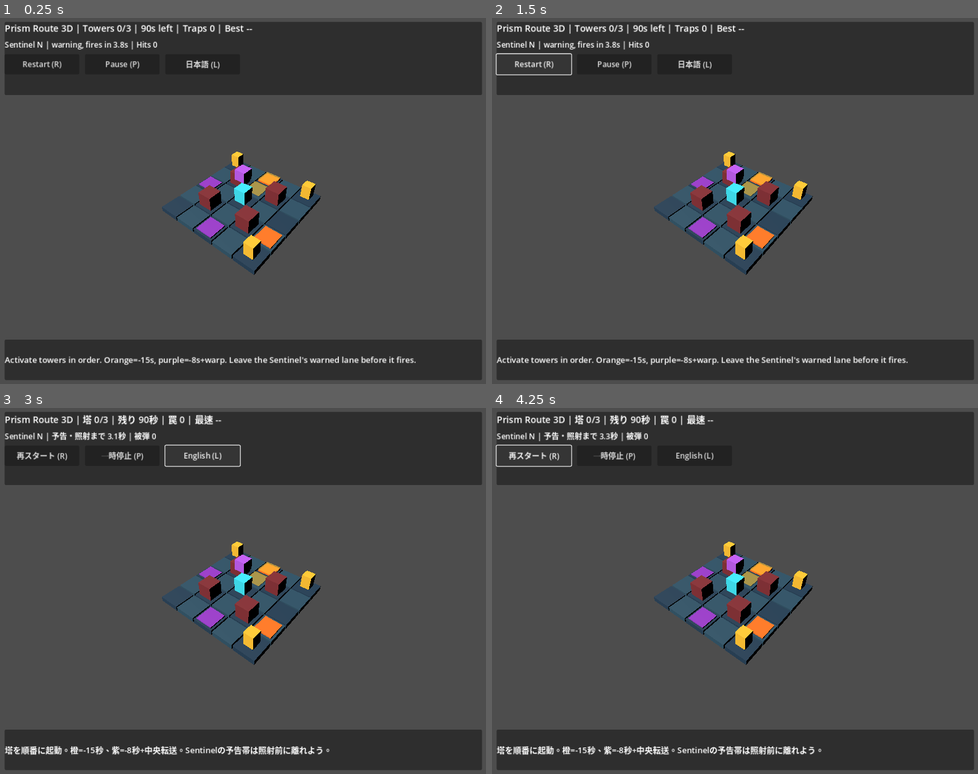
Above: before the commit, frames 1-4 (two rows, left to right).
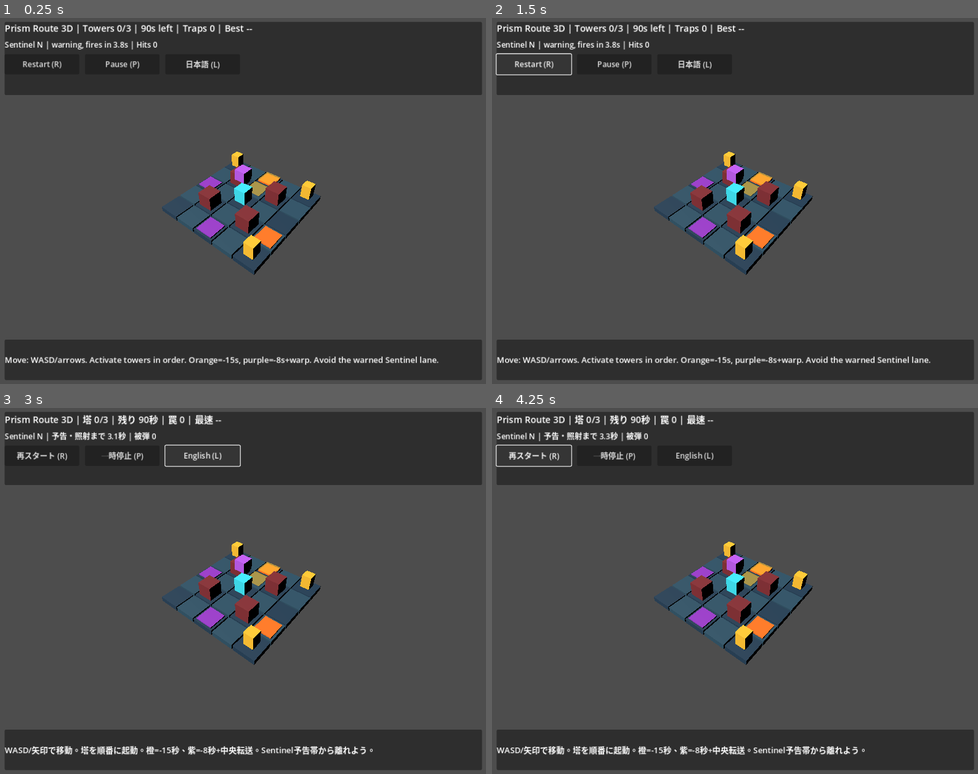
Above: after the commit, the same moments.

Repository: shihuiarenjinba-png/3d-game-factory
Game: Godot game, scene res://scenes/main.tscn
Two runs of this game, one before a commit and one after it. Both use one fixed random seed, a clock stepped at 60 frames per second and the inputs below.
Inputs:
- Up to frame 1 (0.25 s): no input
- Up to frame 2 (1.5 s): click "Restart (R)" at 0.5 s; click "Restart (R)" at 1.25 s
- Up to frame 3 (3 s): click "Restart (R)" at 2 s; click "日本語 (L)" at 2.75 s
- Up to frame 4 (4.25 s): click "再スタート (R)" at 3.5 s

The runs differ from the first frame. In frame 1, 1.0% of the frame differs, in the area x 0-91%, y 92-95%; in frame 2, 1.0%; in frame 3, 1.2%, in the area x 0-77%, y 92-95%; in frame 4, 1.2%.

Commit message:
fix(prism): auto-pause on Windows focus loss and clarify movement controls

Diff:
--- a/products/prism-route-3d/scripts/main.gd
+++ b/products/prism-route-3d/scripts/main.gd
@@ -40,6 +40,13 @@
             best_seconds = score
         _persist()
     _refresh_ui()
+
+# A timed route must not expire while Windows focus is elsewhere. Do not
+# automatically resume on focus return: the player chooses when it is safe.
+func _notification(what: int) -> void:
+    if what == NOTIFICATION_WM_WINDOW_FOCUS_OUT and game != null and game.status == "playing" and not game.paused:
+        game.toggle_pause()
+        _refresh_ui()
 
 func _unhandled_key_input(event: InputEvent) -> void:
     if not (event is InputEventKey) or not event.pressed or event.echo:
@@ -190,7 +197,7 @@
     if language == "ja":
         status_label.text = "Prism Route 3D | 塔 %s | 残り %d秒 | 罠 %d | 最速 %s" % [progress, remaining, game.trap_hits, best]
         scan_label.text = "Sentinel %s | %s %.1f秒 | 被弾 %d" % [scan_direction_name, "照射中・終了まで" if game.scan_active() else "予告・照射まで", scan_countdown, game.scan_hits]
-        hint_label.text = "塔を順番に起動。橙=-15秒、紫=-8秒+中央転送。Sentinelの予告帯は照射前に離れよう。"
+        hint_label.text = "WASD/矢印で移動。塔を順番に起動。橙=-15秒、紫=-8秒+中央転送。Sentinel予告帯から離れよう。"
         if game.last_event == "sentinel_scan":
             hint_label.text = "Sentinel照射！ 6秒失い中央へ押し戻されました。予告帯を避けよう。"
         elif game.last_event == "time_trap":
@@ -209,7 +216,7 @@
     else:
         status_label.text = "Prism Route 3D | Towers %s | %ds left | Traps %d | Best %s" % [progress, remaining, game.trap_hits, best]
         scan_label.text = "Sentinel %s | %s %.1fs | Hits %d" % [scan_direction_name, "SCAN ends in" if game.scan_active() else "warning, fires in", scan_countdown, game.scan_hits]
-        hint_label.text = "Activate towers in order. Orange=-15s, purple=-8s+warp. Leave the Sentinel's warned lane before it fires."
+        hint_label.text = "Move: WASD/arrows. Activate towers in order. Orange=-15s, purple=-8s+warp. Avoid the warned Sentinel lane."
         if game.last_event == "sentinel_scan":
             hint_label.text = "Sentinel scan! Lost 6 seconds and pushed to center. Avoid the warned lane."
         elif game.last_event == "time_trap":
